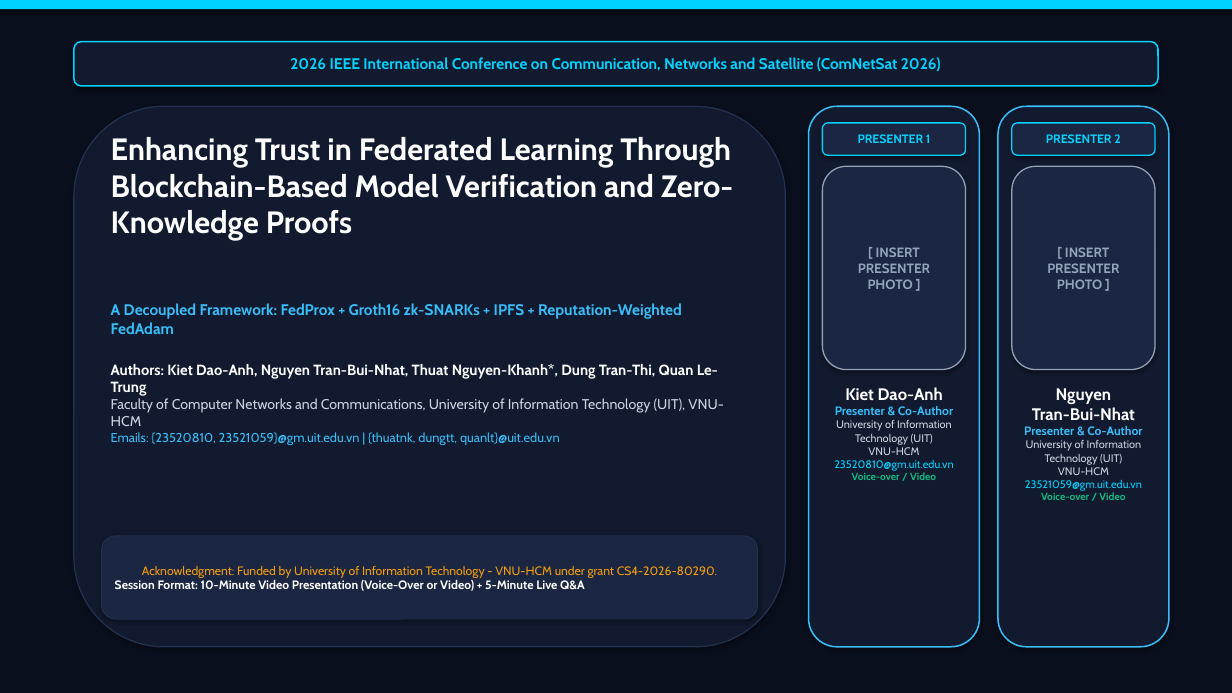
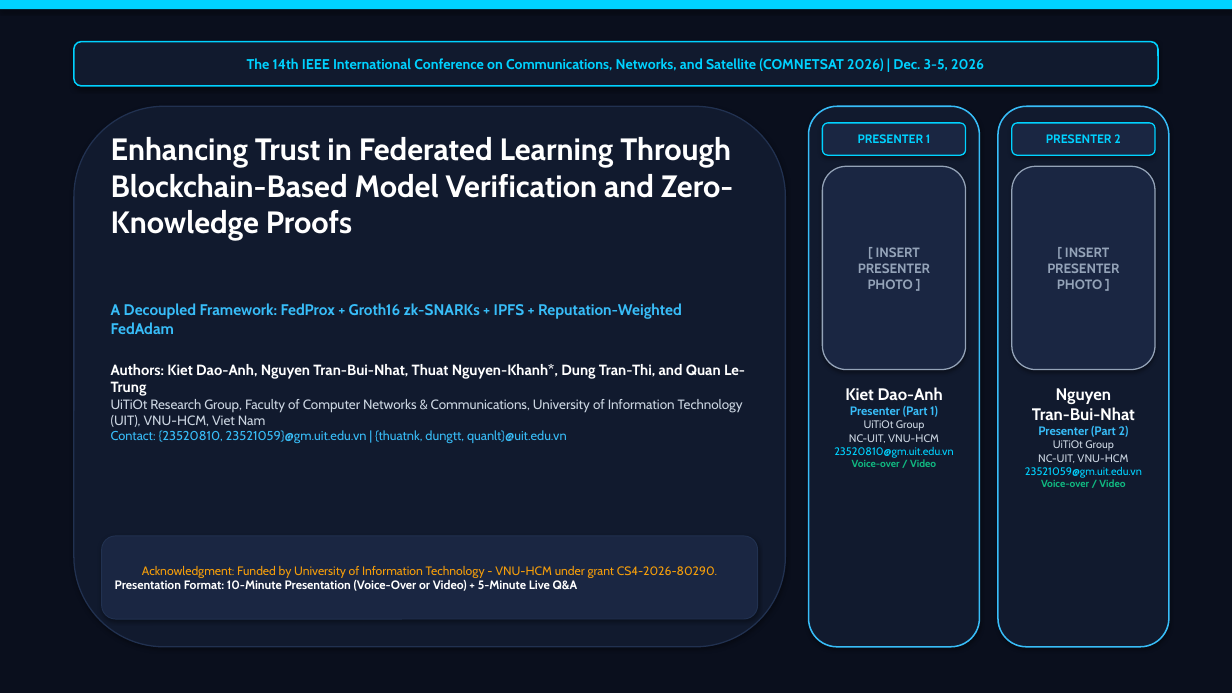
Before and after one commit to Ragingsnake/Project_NT114-main, a slide deck: slide 1 of presentation/ComNetSat2026_Presentation.pptx. Drawn at 1232x693 pixels with LibreOffice and Linux fonts; fonts in the diff are those of the drawing. Boxes give left, top, right and bottom in pixels: in the first picture for what was removed or moved away, otherwise in the second. Text is boxed around its words. In the diff, an @@ line names an element or a change of style, - is before the commit and + after.

```diff
--- a/presentation/ComNetSat2026_Presentation.pptx
+++ b/presentation/ComNetSat2026_Presentation.pptx
@@ text in rounded rectangle at (247, 58, 984, 71): text changed; size 12 to 11 pt @@
-2026 IEEE International Conference on Communication, Networks and Satellite (ComNetSat 2026)
+The 14th IEEE International Conference on Communications, Networks, and Satellite (COMNETSAT 2026) | Dec. 3-5, 2026
@@ text at (111, 364, 745, 443): text changed; size 11 to 10.5 pt @@
-Authors: Kiet Dao-Anh, Nguyen Tran-Bui-Nhat, Thuat Nguyen-Khanh*, Dung Tran-Thi, Quan Le-Trung
-Faculty of Computer Networks and Communications, University of Information Technology (UIT), VNU-HCM
-Emails: {23520810, 23521059}@gm.uit.edu.vn | {thuatnk, dungtt, quanlt}@uit.edu.vn
+Authors: Kiet Dao-Anh, Nguyen Tran-Bui-Nhat, Thuat Nguyen-Khanh*, Dung Tran-Thi, and Quan Le-Trung
+UiTiOt Research Group, Faculty of Computer Networks & Communications, University of Information Technology (UIT), VNU-HCM, Viet Nam
+Contact: {23520810, 23521059}@gm.uit.edu.vn | {thuatnk, dungtt, quanlt}@uit.edu.vn
@@ text at (849, 406, 939, 443): text changed @@
-Presenter & Co-Author
-University of Information
-Technology (UIT)
-VNU-HCM
+Presenter (Part 1)
+UiTiOt Group
+NC-UIT, VNU-HCM
@@ text at (1038, 426, 1129, 463): text changed @@
-Presenter & Co-Author
-University of Information
-Technology (UIT)
-VNU-HCM
+Presenter (Part 2)
+UiTiOt Group
+NC-UIT, VNU-HCM
@@ text in rounded rectangle at (115, 580, 577, 591): text changed @@
-Session Format: 10-Minute Video Presentation (Voice-Over or Video) + 5-Minute Live Q&A
+Presentation Format: 10-Minute Presentation (Voice-Over or Video) + 5-Minute Live Q&A
```
Also in this commit, not shown: 2 other slides changed, 10 slides added, 10 slides removed, 1 other file.
